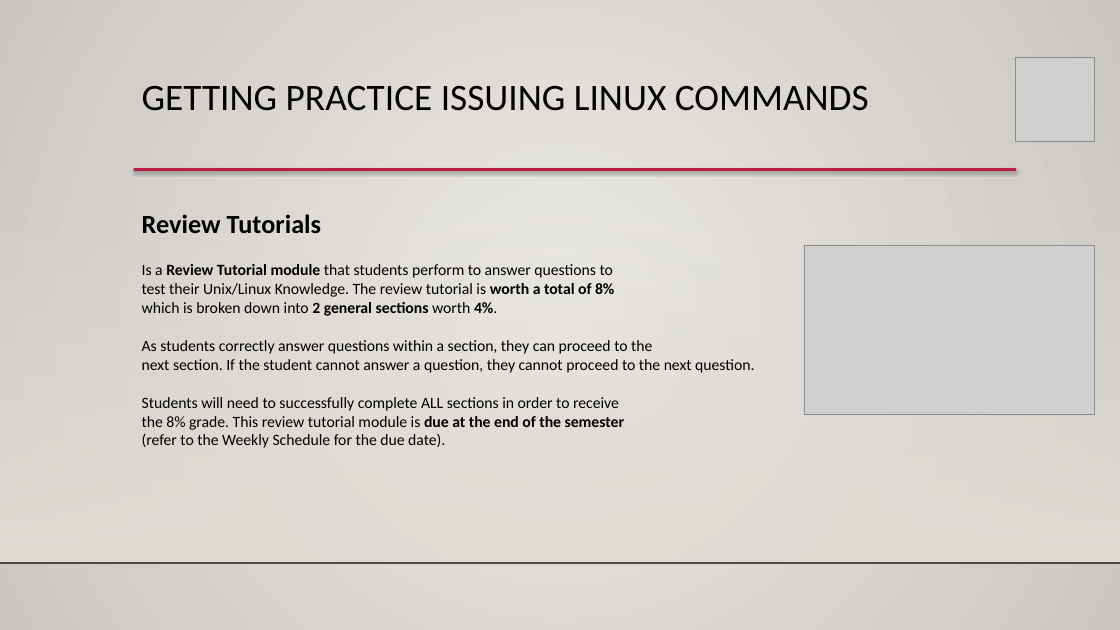
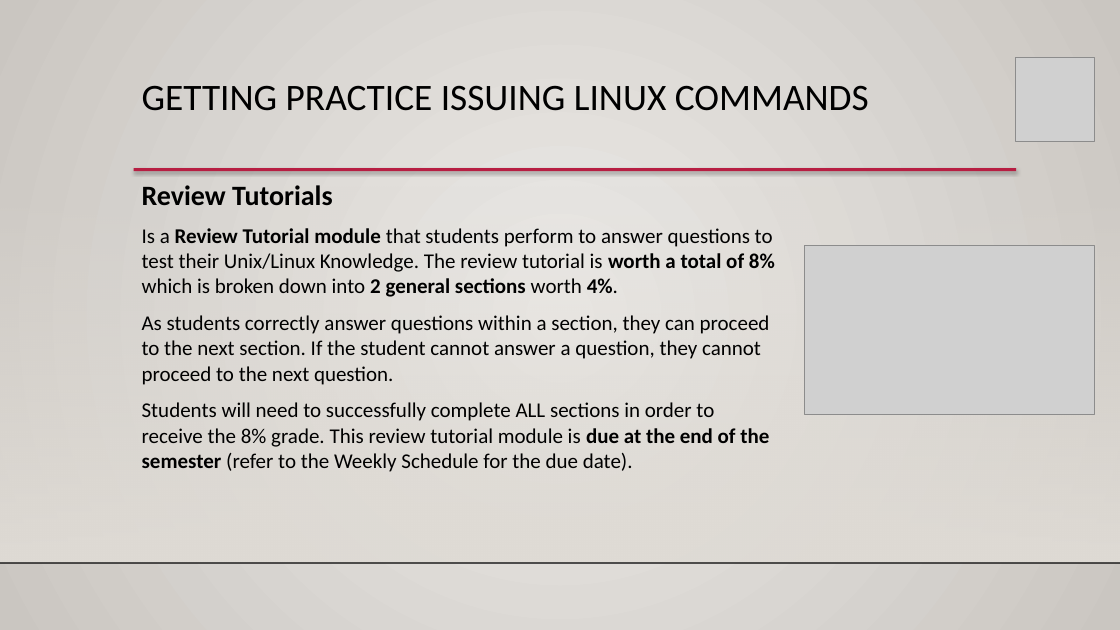
Before and after one commit to ULI101/slides, a slide deck: slide 12 of ULI101-1.2.pptx. Drawn at 1120x630 pixels with LibreOffice and Linux fonts; fonts in the diff are those of the drawing; grey boxes stand for pictures; background and template pictures are left out. Boxes give left, top, right and bottom in pixels: in the first picture for what was removed or moved away, otherwise in the second. Text is boxed around its words. In the diff, an @@ line names an element or a change of style, - is before the commit and + after.

Commit message:
Visual tweaks and path update to vi-tutorial.

```diff
--- a/ULI101-1.2.pptx
+++ b/ULI101-1.2.pptx
@@ text at (x1=142, y1=185, x2=775, y2=297): text changed; size 13.5 to 18 pt @@
-Review Tutorials
-Is a Review Tutorial module that students perform to answer questions to
-test their Unix/Linux Knowledge. The review tutorial is worth a total of 8%
-which is broken down into 2 general sections worth 4%.
+Review Tutorials
+Is a Review Tutorial module that students perform to answer questions to test their Unix/Linux Knowledge. The review tutorial is worth a total of 8% which is broken down into 2 general sections worth 4%.
@@ text at (x1=142, y1=315, x2=770, y2=472): size 13.5 to 18 pt in "As students correctly answer questions within a ...", "Students will need to successfully complete ALL ..."; more space between paragraphs @@
```
Also in this commit, not shown: 8 other slides changed, 6 other files.
